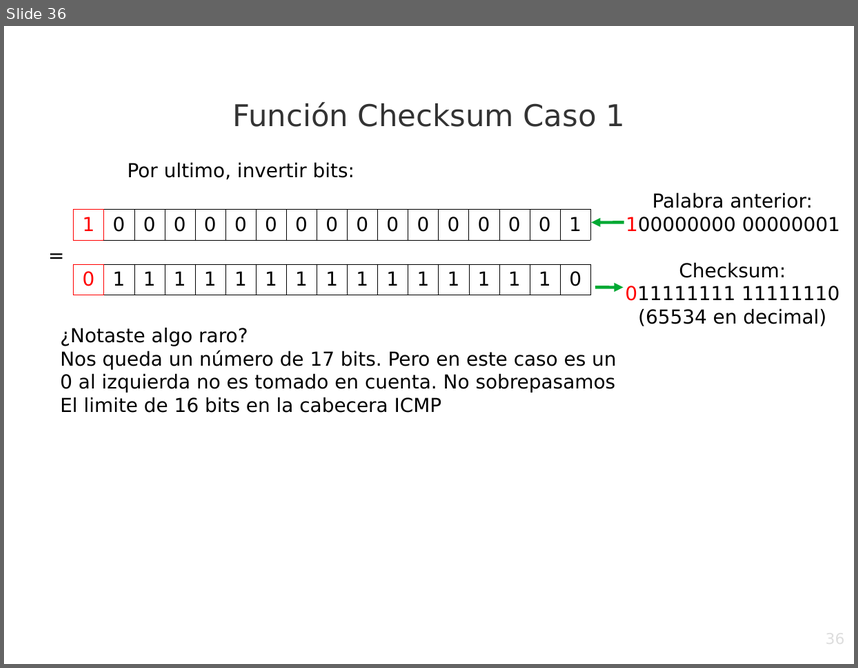
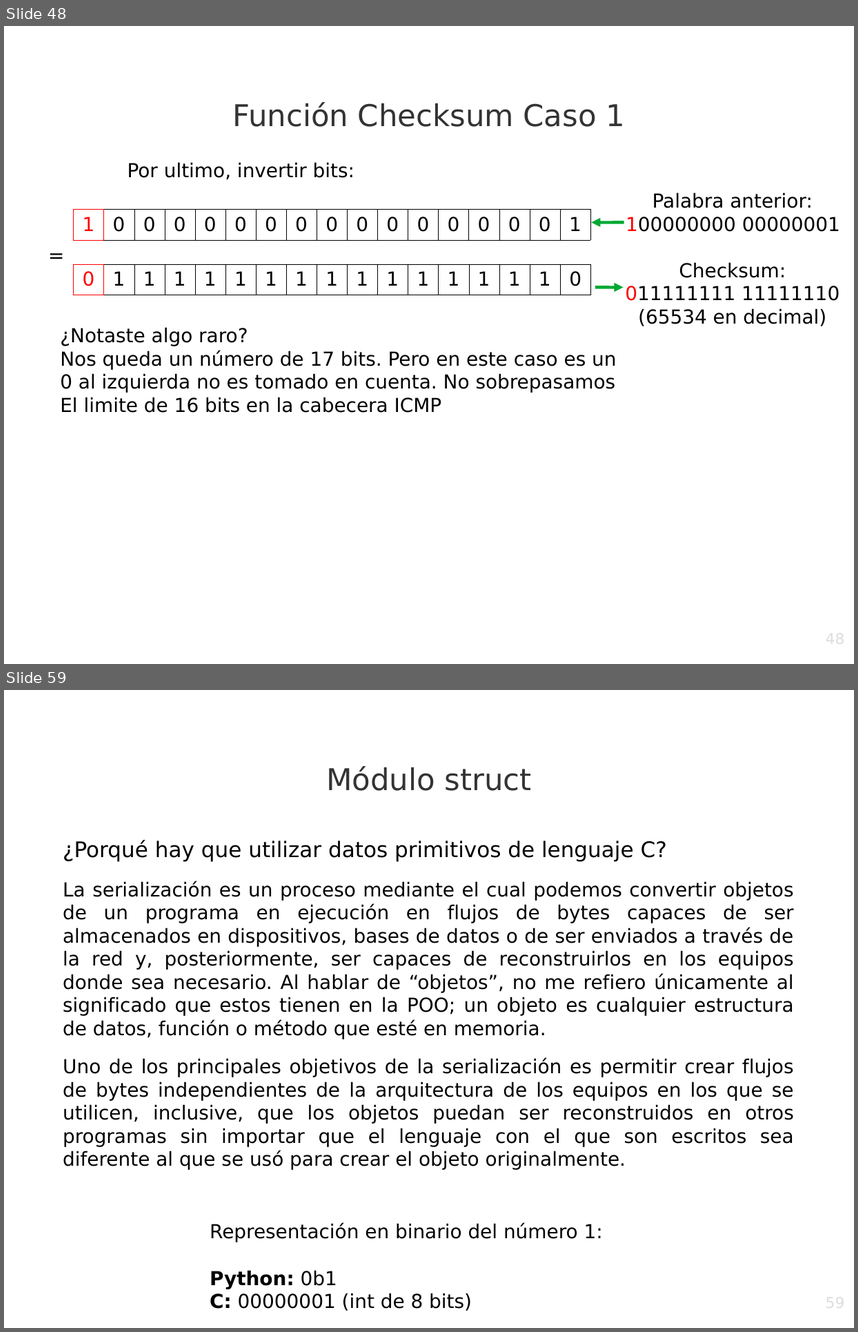
Before and after one commit to srealmoreno/Python, a slide deck: PING/ping.odp. Shown one above the other, each under a label of ours: slide 36 before the commit, slides 48 and 59 after it; the slides between them are not shown. The pictures are 858x668 and 858x1332 pixels, drawn with LibreOffice and Linux fonts; fonts in the diff are those of the drawing; background and template pictures are left out. Boxes give left, top, right and bottom in pixels: in the first picture for what was removed or moved away, otherwise in the second. Text is boxed around its words. In the diff, an @@ line names an element or a change of style, - is before the commit and + after.

```diff
--- a/PING/ping.odp
+++ b/PING/ping.odp
@@ slide 59 added at (4, 690, 854, 1328), background picture (left out) @@
@@ text added at (326, 766, 532, 791), 28 pt, text #333333 @@
+Módulo struct
@@ text added at (63, 840, 794, 1170), 18 pt, text #000000 @@
+¿Porqué hay que utilizar datos primitivos de lenguaje C?
+La serialización es un proceso mediante el cual podemos convertir objetos de un programa en ejecución en flujos de bytes capaces de ser almacenados en dispositivos, bases de datos o de ser enviados a través de la red y, posteriormente, ser capaces de reconstruirlos en los equipos donde sea necesario. Al hablar de “objetos”, no me refiero únicamente al significado que estos tienen en la POO; un objeto es cualquier estructura de datos, función o método que esté en memoria.
+Uno de los principales objetivos de la serialización es permitir crear flujos de bytes independientes de la arquitectura de los equipos en los que se utilicen, inclusive, que los objetos puedan ser reconstruidos en otros programas sin importar que el lenguaje con el que son escritos sea diferente al que se usó para crear el objeto originalmente.
@@ text added at (210, 1223, 603, 1310), 18 pt, text #000000 @@
+Representación en binario del número 1:
+Python: 0b1
+C: 00000001 (int de 8 bits)
@@ page number added at (647, 1293, 846, 1328), 14 pt, text #DDDDDD @@
+59
@@ what was slide 36 is now slide 48 @@
@@ page number at (647, 629, 846, 664): text changed @@
-36
+48
```
Also in this commit, not shown: 2 slides changed, 59 other slides added, 3 slides removed, 2 other files.
